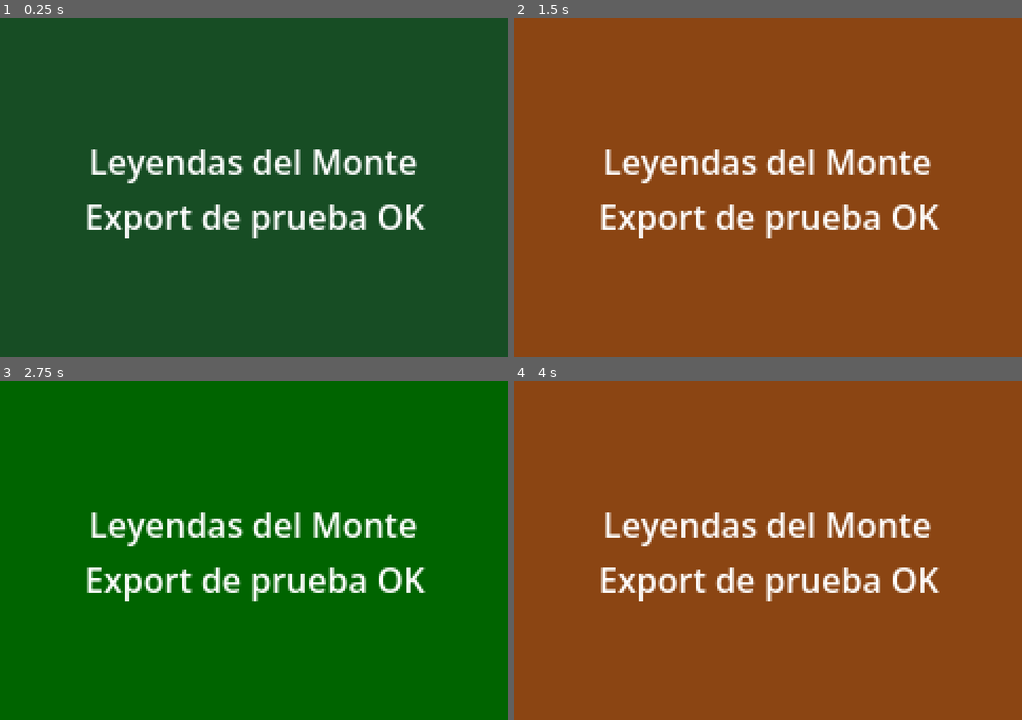
Above: before the commit, frames 1-4 (two rows, left to right).
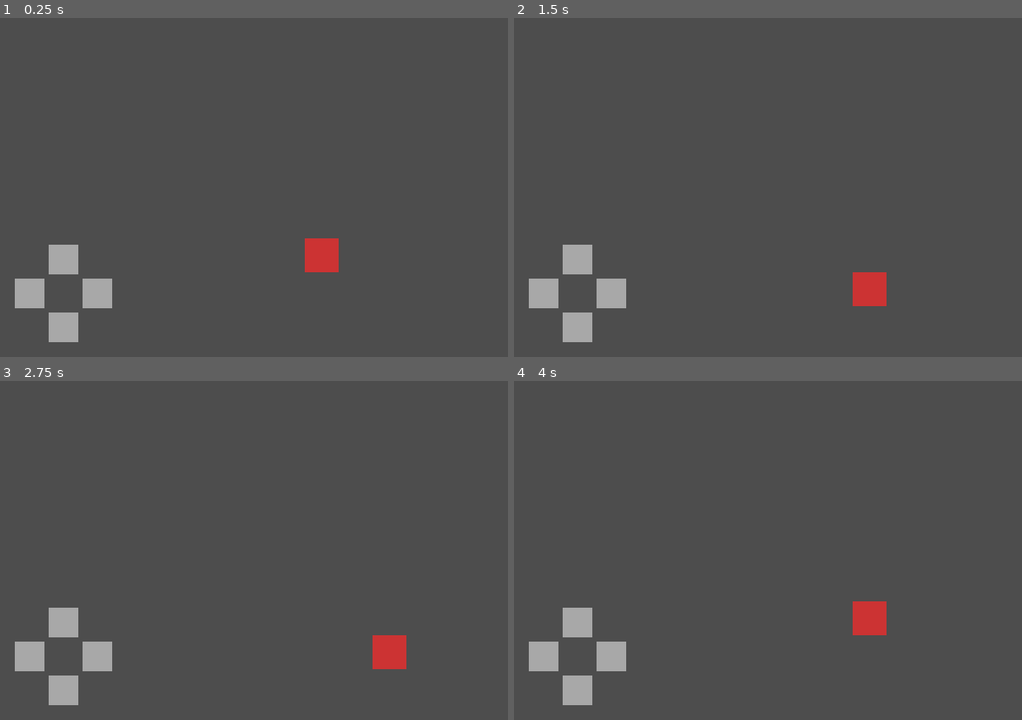
Above: after the commit, the same moments.

Repository: DiegoPistorio/leyendas-del-monte
Game: Godot game, scene res://scenes/world/world_test.tscn
Two runs of this game, one before a commit and one after it. Both use one fixed random seed, a clock stepped at 60 frames per second and the inputs below. Before the commit the project starts from res://scenes/world/test_export.tscn.
Inputs (mouse positions are in pixels of both pictures, inside the frame that each line leads up to):
- Up to frame 1 (0.25 s): no input
- Up to frame 2 (1.5 s): tap Enter at 0.5 s; move the mouse to (879, 170) at 0.52 s; hold Right (ui_right) 0.53-1.28 s; click (879, 170) at 0.67 s; tap Space at 1.25 s; move the mouse to (666, 204) at 1.27 s; hold Down (ui_down) from 1.28 s (still down); click (666, 204) at 1.42 s
- Up to frame 3 (2.75 s): tap Enter at 2 s; move the mouse to (304, 475) at 2.02 s; release Down (ui_down) at 2.03 s; hold Right (ui_right) from 2.03 s (still down); click (304, 475) at 2.17 s
- Up to frame 4 (4 s): tap Space at 2.75 s; move the mouse to (742, 618) at 2.77 s; release Right (ui_right) at 2.78 s; hold Up (ui_up) 2.78-3.53 s; click (742, 618) at 2.92 s; tap Enter at 3.5 s; move the mouse to (920, 601) at 3.52 s; hold Left (ui_left) from 3.53 s (still down); click (920, 601) at 3.67 s

The runs differ from the first frame. In frame 1, 100% of the frame differs, in the area x 0-100%, y 0-100%; in frame 2, 100%; in frame 3, 100%; in frame 4, 100%.

Commit message:
feat: add grid movement, camera follow and touch D-pad
Player moves one 16px tile at a time, testing collision against the
TileMapLayer before tweening into place. World_test replaces the H0
placeholder as the main scene, wiring the touch D-pad to the player
through a signal (no absolute node paths) and setting camera limits
from the map's used rect. The TileMapLayer still needs a TileSet
assigned from the editor before there's anything to walk on or
collide with.

Co-Authored-By: Claude Sonnet 5 <noreply@anthropic.com>

Diff:
--- a/project.godot
+++ b/project.godot
@@ -12,7 +12,7 @@
 
 config/name="Leyendas del Monte"
 config/description="RPG 2D con estética GBA y criaturas del folclore argentino."
-run/main_scene="res://scenes/world/test_export.tscn"
+run/main_scene="res://scenes/world/world_test.tscn"
 config/features=PackedStringArray("4.7", "GL Compatibility")
 
 [display]
--- /dev/null
+++ b/scenes/ui/touch_dpad.gd
@@ -0,0 +1,20 @@
+class_name TouchDpad
+extends CanvasLayer
+
+signal move_requested(direction: Vector2i)
+
+
+func _on_up_pressed() -> void:
+	move_requested.emit(Vector2i.UP)
+
+
+func _on_down_pressed() -> void:
+	move_requested.emit(Vector2i.DOWN)
+
+
+func _on_left_pressed() -> void:
+	move_requested.emit(Vector2i.LEFT)
+
+
+func _on_right_pressed() -> void:
+	move_requested.emit(Vector2i.RIGHT)
--- /dev/null
+++ b/scenes/ui/touch_dpad.tscn
@@ -0,0 +1,47 @@
+[gd_scene load_steps=3 format=3]
+
+[ext_resource type="Script" path="res://scenes/ui/touch_dpad.gd" id="1"]
+
+[sub_resource type="RectangleShape2D" id="RectangleShape2D_btn"]
+size = Vector2(14, 14)
+
+[node name="TouchDpad" type="CanvasLayer"]
+layer = 10
+script = ExtResource("1")
+
+[node name="Up" type="TouchScreenButton" parent="."]
+position = Vector2(30, 114)
+shape = SubResource("RectangleShape2D_btn")
+
+[node name="UpVisual" type="Polygon2D" parent="Up"]
+color = Color(0.9, 0.9, 0.9, 0.6)
+polygon = PackedVector2Array(-7, -7, 7, -7, 7, 7, -7, 7)
+
+[node name="Down" type="TouchScreenButton" parent="."]
+position = Vector2(30, 146)
+shape = SubResource("RectangleShape2D_btn")
+
+[node name="DownVisual" type="Polygon2D" parent="Down"]
+color = Color(0.9, 0.9, 0.9, 0.6)
+polygon = PackedVector2Array(-7, -7, 7, -7, 7, 7, -7, 7)
+
+[node name="Left" type="TouchScreenButton" parent="."]
+position = Vector2(14, 130)
+shape = SubResource("RectangleShape2D_btn")
+
+[node name="LeftVisual" type="Polygon2D" parent="Left"]
+color = Color(0.9, 0.9, 0.9, 0.6)
+polygon = PackedVector2Array(-7, -7, 7, -7, 7, 7, -7, 7)
+
+[node name="Right" type="TouchScreenButton" parent="."]
+position = Vector2(46, 130)
+shape = SubResource("RectangleShape2D_btn")
+
+[node name="RightVisual" type="Polygon2D" parent="Right"]
+color = Color(0.9, 0.9, 0.9, 0.6)
+polygon = PackedVector2Array(-7, -7, 7, -7, 7, 7, -7, 7)
+
+[connection signal="pressed" from="Up" to="." method="_on_up_pressed"]
+[connection signal="pressed" from="Down" to="." method="_on_down_pressed"]
+[connection signal="pressed" from="Left" to="." method="_on_left_pressed"]
+[connection signal="pressed" from="Right" to="." method="_on_right_pressed"]
--- /dev/null
+++ b/scenes/world/player.gd
@@ -0,0 +1,51 @@
+class_name Player
+extends CharacterBody2D
+
+@export var tile_size: int = 16
+@export var move_duration: float = 0.15
+
+@onready var camera: Camera2D = $Camera2D
+
+var grid_position: Vector2i = Vector2i.ZERO:
+	set(value):
+		grid_position = value
+		position = Vector2(value) * tile_size
+
+var _is_moving: bool = false
+
+
+func _ready() -> void:
+	grid_position = Vector2i(position / tile_size)
+
+
+func move_in_direction(direction: Vector2i) -> void:
+	if _is_moving or direction == Vector2i.ZERO:
+		return
+	var motion: Vector2 = Vector2(direction) * tile_size
+	if move_and_collide(motion, true):
+		return
+	_is_moving = true
+	var target_grid: Vector2i = grid_position + direction
+	var tween: Tween = create_tween()
+	tween.tween_property(self, "position", Vector2(target_grid) * tile_size, move_duration)
+	await tween.finished
+	grid_position = target_grid
+	_is_moving = false
+
+
+func set_camera_limits(used_rect: Rect2i) -> void:
+	camera.limit_left = used_rect.position.x * tile_size
+	camera.limit_top = used_rect.position.y * tile_size
+	camera.limit_right = used_rect.end.x * tile_size
+	camera.limit_bottom = used_rect.end.y * tile_size
+
+
+func _unhandled_input(event: InputEvent) -> void:
+	if event.is_action_pressed("ui_right"):
+		move_in_direction(Vector2i.RIGHT)
+	elif event.is_action_pressed("ui_left"):
+		move_in_direction(Vector2i.LEFT)
+	elif event.is_action_pressed("ui_up"):
+		move_in_direction(Vector2i.UP)
+	elif event.is_action_pressed("ui_down"):
+		move_in_direction(Vector2i.DOWN)
--- /dev/null
+++ b/scenes/world/player.tscn
@@ -0,0 +1,21 @@
+[gd_scene load_steps=3 format=3]
+
+[ext_resource type="Script" path="res://scenes/world/player.gd" id="1"]
+
+[sub_resource type="RectangleShape2D" id="RectangleShape2D_1"]
+size = Vector2(16, 16)
+
+[node name="Player" type="CharacterBody2D"]
+script = ExtResource("1")
+
+[node name="CollisionShape2D" type="CollisionShape2D" parent="."]
+shape = SubResource("RectangleShape2D_1")
+
+[node name="Visual" type="Polygon2D" parent="."]
+color = Color(0.8, 0.2, 0.2, 1)
+polygon = PackedVector2Array(-8, -8, 8, -8, 8, 8, -8, 8)
+
+[node name="Camera2D" type="Camera2D" parent="."]
+current = true
+position_smoothing_enabled = true
+position_smoothing_speed = 8.0
--- a/scenes/world/test_export.gd
+++ /dev/null
@@ -1,16 +0,0 @@
-extends Control
-## Placeholder temporal de H0 para validar el export a Android.
-## Lo reemplaza la escena real de mundo en el primer PR de H1.
-
-@onready var background: ColorRect = $Background
-
-var colors: Array[Color] = [Color.DARK_GREEN, Color.SADDLE_BROWN, Color.STEEL_BLUE]
-var color_index: int = 0
-
-
-func _unhandled_input(event: InputEvent) -> void:
-	var is_tap: bool = event is InputEventScreenTouch and event.pressed
-	var is_click: bool = event is InputEventMouseButton and event.pressed
-	if is_tap or is_click:
-		color_index = (color_index + 1) % colors.size()
-		background.color = colors[color_index]
--- a/scenes/world/test_export.tscn
+++ /dev/null
@@ -1,39 +0,0 @@
-[gd_scene load_steps=2 format=3]
-
-[ext_resource type="Script" path="res://scenes/world/test_export.gd" id="1"]
-
-[node name="TestExport" type="Control"]
-layout_mode = 3
-anchors_preset = 15
-anchor_right = 1.0
-anchor_bottom = 1.0
-grow_horizontal = 2
-grow_vertical = 2
-mouse_filter = 2
-script = ExtResource("1")
-
-[node name="Background" type="ColorRect" parent="."]
-layout_mode = 1
-anchors_preset = 15
-anchor_right = 1.0
-anchor_bottom = 1.0
-grow_horizontal = 2
-grow_vertical = 2
-mouse_filter = 2
-color = Color(0.09, 0.3, 0.14, 1)
-
-[node name="Label" type="Label" parent="."]
-layout_mode = 1
-anchors_preset = 8
-anchor_left = 0.5
-anchor_top = 0.5
-anchor_right = 0.5
-anchor_bottom = 0.5
-grow_horizontal = 2
-grow_vertical = 2
-mouse_filter = 2
-theme_override_font_sizes/font_size = 16
-text = "Leyendas del Monte
-Export de prueba OK"
-horizontal_alignment = 1
-vertical_alignment = 1
--- /dev/null
+++ b/scenes/world/world_test.gd
@@ -0,0 +1,12 @@
+extends Node2D
+## Mapa de prueba temporal para validar el movimiento en grilla y el D-pad táctil.
+## H2 lo reemplaza por el mapa real del pueblo inicial.
+
+@onready var tile_map_layer: TileMapLayer = $TileMapLayer
+@onready var player: Player = $Player
+@onready var touch_dpad: TouchDpad = $TouchDpad
+
+
+func _ready() -> void:
+	touch_dpad.move_requested.connect(player.move_in_direction)
+	player.set_camera_limits(tile_map_layer.get_used_rect())
--- /dev/null
+++ b/scenes/world/world_test.tscn
@@ -0,0 +1,15 @@
+[gd_scene load_steps=4 format=3]
+
+[ext_resource type="Script" path="res://scenes/world/world_test.gd" id="1"]
+[ext_resource type="PackedScene" path="res://scenes/world/player.tscn" id="2"]
+[ext_resource type="PackedScene" path="res://scenes/ui/touch_dpad.tscn" id="3"]
+
+[node name="WorldTest" type="Node2D"]
+script = ExtResource("1")
+
+[node name="TileMapLayer" type="TileMapLayer" parent="."]
+
+[node name="Player" parent="." instance=ExtResource("2")]
+position = Vector2(40, 40)
+
+[node name="TouchDpad" parent="." instance=ExtResource("3")]
Not shown, removed: scenes/world/test_export.gd.uid
